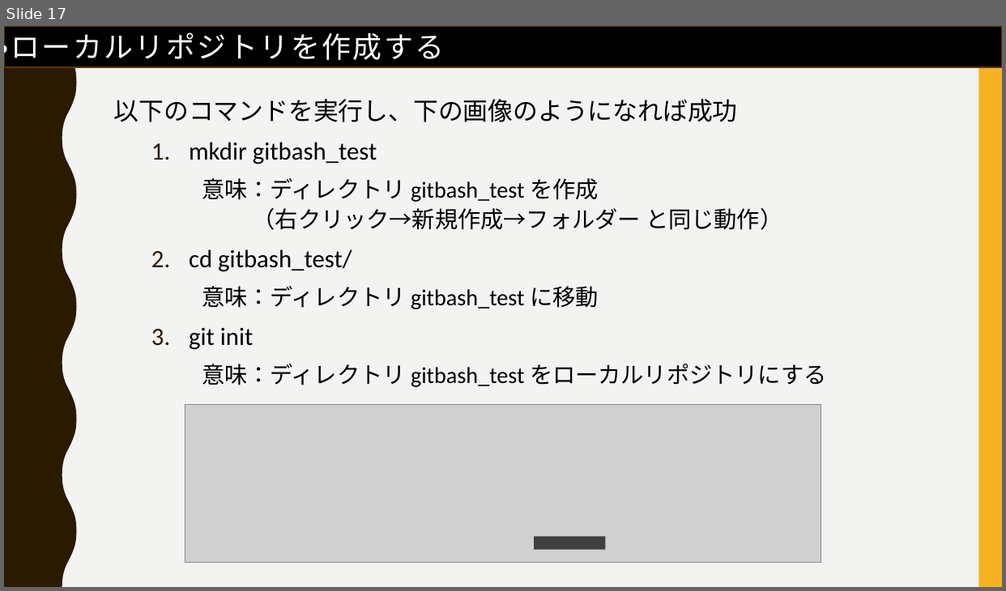
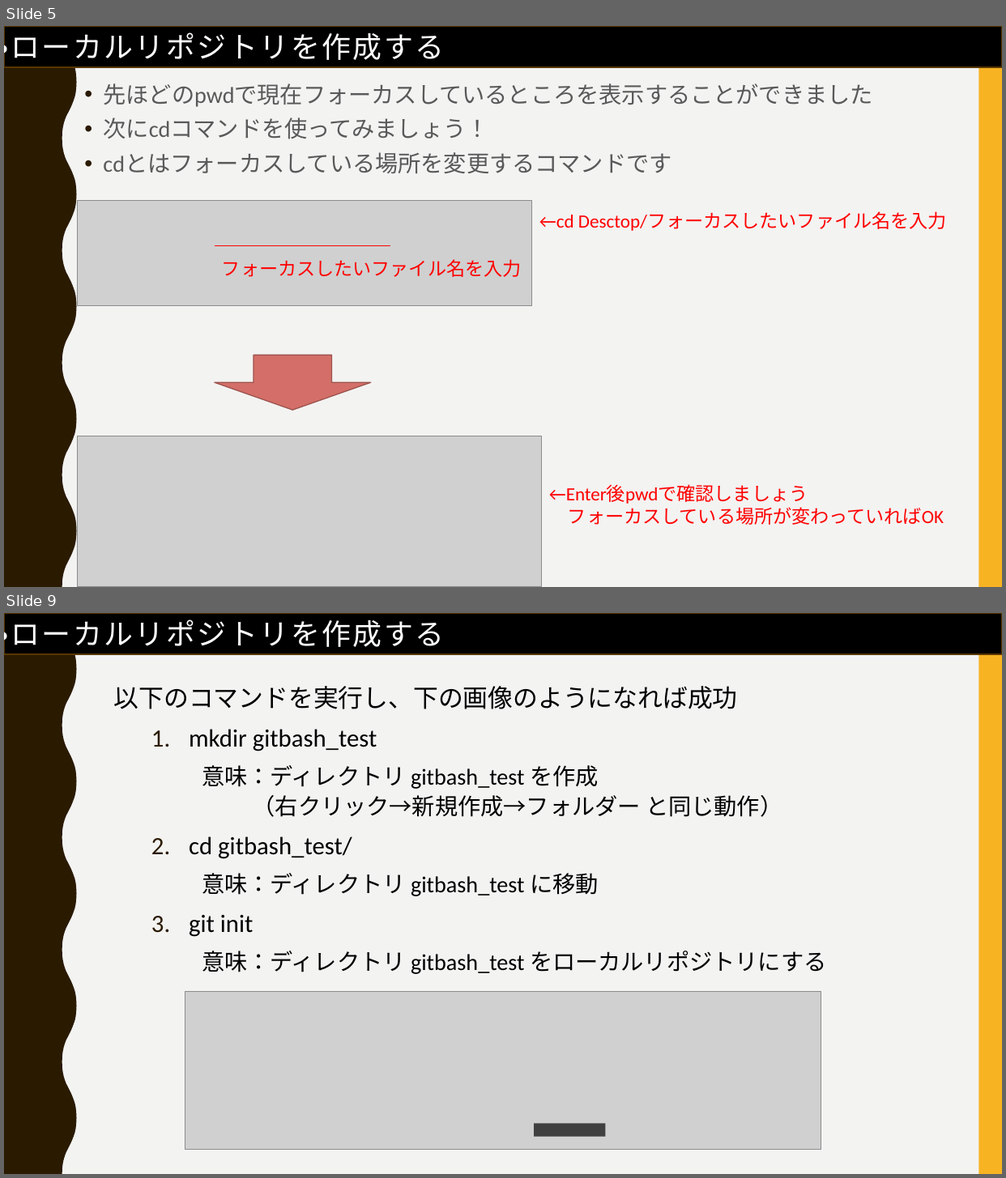
Before and after one commit to FIY24554/git_test, a slide deck: gitについて_松家.pptx. Shown one above the other, each under a label of ours: slide 17 before the commit, slides 5 and 9 after it; the slides between them are not shown. The pictures are 1006x591 and 1006x1178 pixels, drawn with LibreOffice and Linux fonts; fonts in the diff are those of the drawing; grey boxes stand for pictures. Boxes give left, top, right and bottom in pixels: in the first picture for what was removed or moved away, otherwise in the second. Text is boxed around its words. In the diff, an @@ line names an element or a change of style, - is before the commit and + after.

```diff
--- a/gitについて_松家.pptx
+++ b/gitについて_松家.pptx
@@ slide 5 added at [4,26,1002,587], background #F3F3F2; not listed: 2 template elements that a slide beside it also shows @@
@@ rectangle added at [4,26,1002,67], fill #000000, outline #593700 1 pt @@
@@ text added at [4,28,444,66], 28 pt, text #FFFFFF @@
+・ローカルリポジトリを作成する
@@ text added at [103,84,872,173], 22 pt, text #595959 @@
+• 先ほどのpwdで現在フォーカスしているところを表示することができました
+• 次にcdコマンドを使ってみましょう！
+• cdとはフォーカスしている場所を変更するコマンドです
@@ picture added at [78,200,533,306] @@
@@ text added at [539,211,947,231], 18 pt, text #FF0000 @@
+←cd Desctop/フォーカスしたいファイル名を入力
@@ line added from (215, 246) to (391, 246), #FF0000 0.5 pt @@
@@ text added at [222,259,522,277], 18 pt, text #FF0000 @@
+フォーカスしたいファイル名を入力
@@ down arrow added at [215,356,371,410], fill #D36F68, outline #9C524D 1 pt @@
@@ picture added at [78,436,543,587] @@
@@ text added at [549,485,944,525], 18 pt, text #FF0000 @@
+←Enter後pwdで確認しましょう
+フォーカスしている場所が変わっていればOK
@@ what was slide 17 is now slide 9 @@
```
Also in this commit, not shown: 4 slides changed, 7 other slides added, 13 slides removed.
